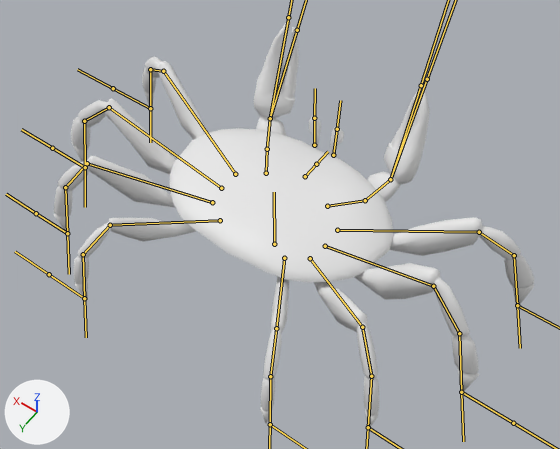
The FBX model Assets/Models/crab/crab.fbx, before and after one commit.
The view is the same before and after, from a 50 mm lens placed at (-4.15, 5.68, 9.48), pointed at (-0.25, 0.21, 0.89). The axes (+X, +Y, +Z) are drawn at lower left. The lights are the same throughout. The bones that bend it are drawn over the model as lines.
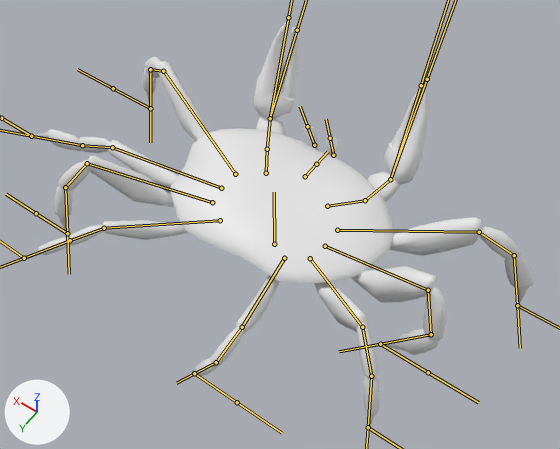
The newer file adds an action. The first version stands in its rest pose; the second is drawn at frame 41 of the action 'Armature|idle'.

Diff of the bpy script that builds the scene:
```diff
--- a/Assets/Models/crab/crab.fbx.py
+++ b/Assets/Models/crab/crab.fbx.py
@@ bone_leg_1_1_l @@
 bone_leg_1_1_l = bpy.data.objects['Armature'].pose.bones['Leg_1_1_L']  # child of 'Root'
-bone_leg_1_1_l.rotation_quaternion = (1.0, 0.0, 0.0, 0.0)  # degrees (0, 0, 0)
+bone_leg_1_1_l.rotation_quaternion = (0.975, -0.053, -0.066, -0.207)  # degrees (-4, -9, -24)
@@ bone_leg_1_2_l @@
 bone_leg_1_2_l = bpy.data.objects['Armature'].pose.bones['Leg_1_2_L']  # child of 'Leg_1_1_L'
-bone_leg_1_2_l.rotation_quaternion = (1.0, 0.0, 0.0, 0.0)  # degrees (0, 0, 0)
+bone_leg_1_2_l.rotation_quaternion = (0.955, 0.241, -0.057, 0.161)  # degrees (27, -11, 17)
@@ bone_leg_1_3_l @@
 bone_leg_1_3_l = bpy.data.objects['Armature'].pose.bones['Leg_1_3_L']  # child of 'Leg_1_2_L'
-bone_leg_1_3_l.rotation_quaternion = (1.0, 0.0, 0.0, 0.0)  # degrees (0, 0, 0)
+bone_leg_1_3_l.rotation_quaternion = (0.967, 0.212, -0.007, 0.144)  # degrees (24, -4, 16)
@@ bone_leg_3_1_l @@
 bone_leg_3_1_l = bpy.data.objects['Armature'].pose.bones['Leg_3_1_L']  # child of 'Root'
-bone_leg_3_1_l.rotation_quaternion = (1.0, 0.0, 0.0, 0.0)  # degrees (0, 0, 0)
+bone_leg_3_1_l.rotation_quaternion = (0.963, 0.0, -0.012, -0.268)  # degrees (0, -1, -31)
@@ bone_leg_3_2_l @@
 bone_leg_3_2_l = bpy.data.objects['Armature'].pose.bones['Leg_3_2_L']  # child of 'Leg_3_1_L'
-bone_leg_3_2_l.rotation_quaternion = (1.0, 0.0, 0.0, 0.0)  # degrees (0, 0, 0)
+bone_leg_3_2_l.rotation_quaternion = (0.903, -0.096, -0.02, 0.419)  # degrees (-11, 3, 50)
@@ bone_leg_3_3_l @@
 bone_leg_3_3_l = bpy.data.objects['Armature'].pose.bones['Leg_3_3_L']  # child of 'Leg_3_2_L'
-bone_leg_3_3_l.rotation_quaternion = (1.0, 0.0, 0.0, 0.0)  # degrees (0, 0, 0)
+bone_leg_3_3_l.rotation_quaternion = (0.943, -0.058, -0.003, 0.328)  # degrees (-6, 2, 38)
@@ bone_eye_l @@
 bone_eye_l = bpy.data.objects['Armature'].pose.bones['Eye_L']  # child of 'Root'
-bone_eye_l.rotation_quaternion = (1.0, 0.0, 0.0, 0.0)  # degrees (0, 0, 0)
+bone_eye_l.rotation_quaternion = (0.986, -0.164, -0.006, -0.029)  # degrees (-19, -1, -3)
@@ bone_leg_1_1_r @@
 bone_leg_1_1_r = bpy.data.objects['Armature'].pose.bones['Leg_1_1_R']  # child of 'Root'
-bone_leg_1_1_r.rotation_quaternion = (1.0, 0.0, 0.0, 0.0)  # degrees (0, 0, 0)
+bone_leg_1_1_r.rotation_quaternion = (0.986, -0.106, -0.105, -0.08)  # degrees (-11, -13, -8)
@@ bone_leg_1_2_r @@
 bone_leg_1_2_r = bpy.data.objects['Armature'].pose.bones['Leg_1_2_R']  # child of 'Leg_1_1_R'
-bone_leg_1_2_r.rotation_quaternion = (1.0, 0.0, 0.0, 0.0)  # degrees (0, 0, 0)
+bone_leg_1_2_r.rotation_quaternion = (0.991, -0.12, -0.063, -0.015)  # degrees (-14, -7, -1)
@@ bone_leg_1_3_r @@
 bone_leg_1_3_r = bpy.data.objects['Armature'].pose.bones['Leg_1_3_R']  # child of 'Leg_1_2_R'
-bone_leg_1_3_r.rotation_quaternion = (1.0, 0.0, 0.0, 0.0)  # degrees (0, 0, 0)
+bone_leg_1_3_r.rotation_quaternion = (0.996, -0.09, -0.004, -0.021)  # degrees (-10, -1, -2)
@@ bone_leg_3_1_r @@
 bone_leg_3_1_r = bpy.data.objects['Armature'].pose.bones['Leg_3_1_R']  # child of 'Root'
-bone_leg_3_1_r.rotation_quaternion = (1.0, 0.0, 0.0, 0.0)  # degrees (0, 0, 0)
+bone_leg_3_1_r.rotation_quaternion = (0.999, -0.026, -0.024, -0.004)  # degrees (-3, -3, 0)
@@ bone_leg_3_2_r @@
 bone_leg_3_2_r = bpy.data.objects['Armature'].pose.bones['Leg_3_2_R']  # child of 'Leg_3_1_R'
-bone_leg_3_2_r.rotation_quaternion = (1.0, 0.0, 0.0, 0.0)  # degrees (0, 0, 0)
+bone_leg_3_2_r.rotation_quaternion = (0.973, 0.034, -0.019, 0.228)  # degrees (3, -3, 26)
@@ bone_leg_3_3_r @@
 bone_leg_3_3_r = bpy.data.objects['Armature'].pose.bones['Leg_3_3_R']  # child of 'Leg_3_2_R'
-bone_leg_3_3_r.rotation_quaternion = (1.0, 0.0, 0.0, 0.0)  # degrees (0, 0, 0)
+bone_leg_3_3_r.rotation_quaternion = (0.985, 0.012, -0.001, 0.172)  # degrees (1, 0, 20)
@@ bone_eye_r @@
 bone_eye_r = bpy.data.objects['Armature'].pose.bones['Eye_R']  # child of 'Root'
-bone_eye_r.rotation_quaternion = (1.0, 0.0, 0.0, 0.0)  # degrees (0, 0, 0)
+bone_eye_r.rotation_quaternion = (0.986, -0.164, 0.006, 0.029)  # degrees (-19, 1, 3)
@@ bone_leg_1_target_l @@
 bone_leg_1_target_l = bpy.data.objects['Armature'].pose.bones['Leg_1_Target_L']
-bone_leg_1_target_l.location = (0.0, 0.0, 0.0)
+bone_leg_1_target_l.location = (0.0, 1.25, -0.01)
@@ bone_leg_3_target_l @@
 bone_leg_3_target_l = bpy.data.objects['Armature'].pose.bones['Leg_3_Target_L']
-bone_leg_3_target_l.location = (0.0, 0.0, 0.0)
+bone_leg_3_target_l.location = (0.01, 1.25, 0.0)
@@ bone_leg_1_target_r @@
 bone_leg_1_target_r = bpy.data.objects['Armature'].pose.bones['Leg_1_Target_R']
-bone_leg_1_target_r.location = (0.0, 0.0, 0.0)
+bone_leg_1_target_r.location = (0.0, -1.25, -0.01)
@@ bone_leg_3_target_r @@
 bone_leg_3_target_r = bpy.data.objects['Armature'].pose.bones['Leg_3_Target_R']
-bone_leg_3_target_r.location = (0.0, 0.0, 0.0)
+bone_leg_3_target_r.location = (-0.01, -1.25, 0.0)
```

Boxes (x1, y1, x2, y2) around the edits, measured in the pictures (560 x 449 px):
'Sphere', posed
    before: (54, 20, 534, 429)
    after: (26, 20, 534, 429)
bone 'Leg_1_1_L', root to tip
    before: (220, 220) to (110, 225)
    after: (220, 220) to (104, 228)
bone 'Leg_1_2_L', root to tip
    before: (110, 225) to (83, 254)
    after: (104, 228) to (70, 240)
bone 'Leg_1_3_L', root to tip
    before: (83, 254) to (84, 298)
    after: (70, 240) to (24, 258)
bone 'Leg_3_1_L', root to tip
    before: (221, 188) to (109, 107)
    after: (221, 188) to (112, 147)
bone 'Leg_3_2_L', root to tip
    before: (109, 107) to (84, 121)
    after: (112, 147) to (82, 145)
bone 'Leg_3_3_L', root to tip
    before: (84, 121) to (85, 167)
    after: (82, 145) to (31, 136)
bone 'Eye_L', root to tip
    before: (314, 145) to (314, 118)
    after: (314, 145) to (307, 126)
bone 'Leg_1_1_R', root to tip
    before: (284, 258) to (276, 328)
    after: (284, 258) to (242, 327)
bone 'Leg_1_2_R', root to tip
    before: (276, 328) to (270, 376)
    after: (242, 327) to (216, 362)
bone 'Leg_1_3_R', root to tip
    before: (270, 376) to (270, 424)
    after: (216, 362) to (194, 373)
bone 'Leg_3_1_R', root to tip
    before: (325, 246) to (433, 286)
    after: (325, 246) to (428, 290)
bone 'Leg_3_2_R', root to tip
    before: (433, 286) to (459, 333)
    after: (428, 290) to (431, 334)
bone 'Leg_3_3_R', root to tip
    before: (459, 333) to (461, 392)
    after: (431, 334) to (380, 344)
bone 'Eye_R', root to tip
    before: (333, 155) to (337, 129)
    after: (333, 155) to (330, 138)
bone 'Leg_3_Target_L', root to tip
    before: (85, 167) to (52, 148)
    after: (31, 136) to (1, 118)
bone 'Leg_3_Target_R', root to tip
    before: (461, 392) to (513, 423)
    after: (380, 344) to (428, 372)
